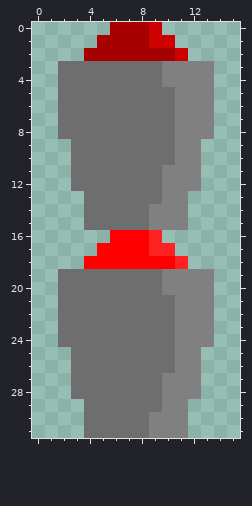
A pixel-art sprite gets an edit: gmtk/2025/assets/Button.png. Above: the version before the commit.
The file is 16x32 pixels.
Once edited:
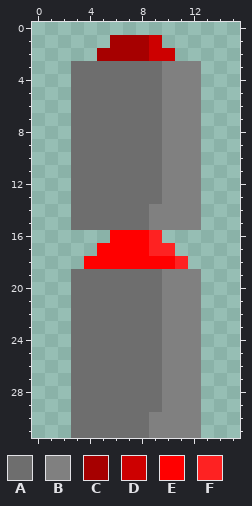
Palette (. is transparent): A #6e6e6e  B #808080  C #a60000  D #cd0000  E #ff0000  F #fe2222
What changed:
y 0: x 6..9 CCCD -> ....
y 1: x 5 C -> .; x 10 D -> .
y 2: x 4 C -> .; x 9..11 CCD -> DD.
y 3..4: x 2 A -> .; x 13 B -> .
y 5..8: x 2 A -> .; x 10 A -> B; x 13 B -> .
y 9..10: x 10 A -> B
y 13..15: x 3 . -> A; x 12 . -> B
y 19..20: x 2 A -> .; x 13 B -> .
y 21..24: x 2 A -> .; x 10 A -> B; x 13 B -> .
y 25..26: x 10 A -> B
y 29..31: x 3 . -> A; x 12 . -> B
